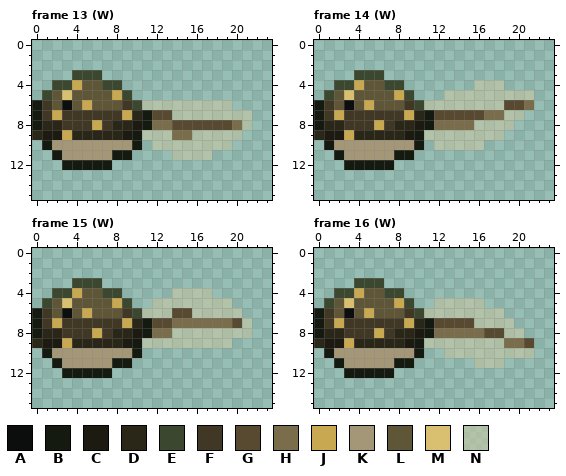
Two versions of one pixel-art file, assets/creatures/freshwater/marsh_swamp/ms_frog_tadpole.aseprite. The picture above is the old version.
24x16 pixels, 24 frames. Colours within 5 levels of each other are drawn and written as one. Shown: frame 13 (W), frame 14 (W), frame 15 (W), frame 16 (W). The commit also changed other frames, which this record leaves out.
Palette (. is transparent): A #0b0e0c  B #151a11  C #1c1a11  D #2a2618  E #3c4730  F #403724  G #584931  H #7a6d4c  J #c8a850  K #a39777  L #5f5638  M #d8c070  N #c8c6a293
Pixels before, frame 13 (W), first column x 0:
 3 ....EEE...............
 4 ..EEJLLEE.............
 5 .ELMLLLLJE............
 6 BFLALJLLLFENNNNNNNNN..
 7 BFJFFFFFFJDBGGNNNNNNNN
 8 BDDFFFJFDDCBHHGGGGGGHN
 9 DCCJDDDDDCBNNNHHNNNNN.
10 .BKKKKKKKKB.NNNNNNNN..
11 ..BKKKKKBB....NNNN....
12 ...BBBBB..............
Pixels before, frame 14 (W), first column x 0:
 3 ....EEE...............
 4 ..EEJLLEE.......NNN...
 5 .ELMLLLLJE...NNNNNNNNN
 6 BFLALJLLLFENNNNNNNNGGH
 7 BFJFFFFFFJDBGGGGGHHNN.
 8 BDDFFFJFDDCBHHHHNNNN..
 9 DCCJDDDDDCBNNNNNNNN...
10 .BKKKKKKKKB.NNNNN.....
11 ..BKKKKKBB............
12 ...BBBBB..............
Pixels before, frame 15 (W), first column x 0:
 3 ....EEE...............
 4 ..EEJLLEE.....NNNN....
 5 .ELMLLLLJE..NNNNNNNN..
 6 BFLALJLLLFENNNGGNNNNN.
 7 BFJFFFFFFJDBGGHHHHHHGN
 8 BDDFFFJFDDCBHHNNNNNNNN
 9 DCCJDDDDDCBNNNNNNNNN..
10 .BKKKKKKKKB...........
11 ..BKKKKKBB............
12 ...BBBBB..............
Pixels before, frame 16 (W), first column x 0:
 3 ....EEE...............
 4 ..EEJLLEE.............
 5 .ELMLLLLJE..NNNNN.....
 6 BFLALJLLLFENNNNNNNN...
 7 BFJFFFFFFJDBGGGGNNNN..
 8 BDDFFFJFDDCBHHHHHGGNN.
 9 DCCJDDDDDCBNNNNNNNNHHG
10 .BKKKKKKKKB..NNNNNNNNN
11 ..BKKKKKBB......NNN...
12 ...BBBBB..............
The same view after the edit:
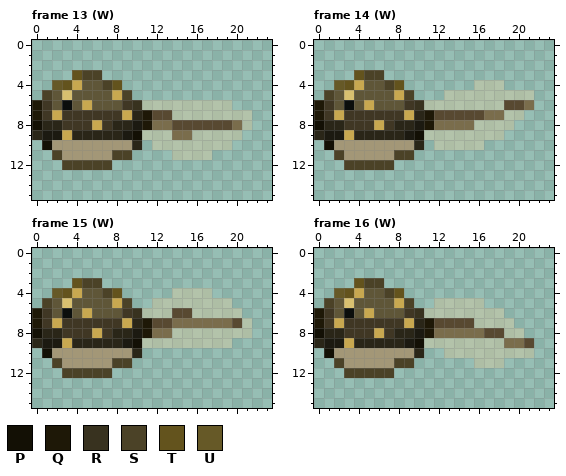
Colours new in this view: P #131005  Q #1e1807  R #38321f  S #4b4227  T #63531d  U #665927
Edits made:
Frame 13 (W):
Colour D replaces colour B in row 10 at x 10.
Colour P replaces colour B in row 8 at x 0; in row 9 at x 10; in row 10 at x 1.
Colour Q replaces colour B in row 6 at x 0; in row 7 at x 0 and 11; in row 8 at x 11.
Colour R replaces colour E in row 6 at x 10.
Colour S replaces colour B in row 11 at x 2 and 8 to 9; in row 12 at x 3 to 7.
Colour S replaces colour E in row 3 at x 5 to 6; in row 4 at x 7; in row 5 at x 1 and 9.
Colour T replaces colour E in row 3 at x 4; in row 4 at x 3 and 8.
Colour U replaces colour E in row 4 at x 2.
Frame 14 (W): the same change as frame 13 (W)
Frame 15 (W): the same change as frame 13 (W)
Frame 16 (W): the same change as frame 13 (W)
